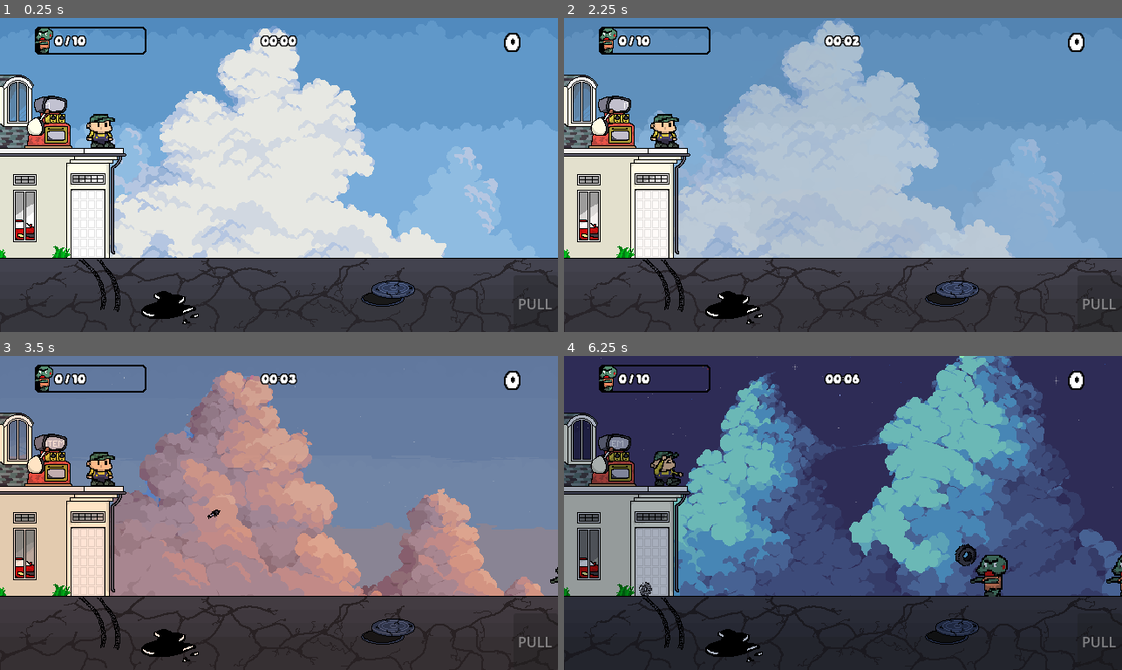
Above: before the commit, frames 1-4 (two rows, left to right).
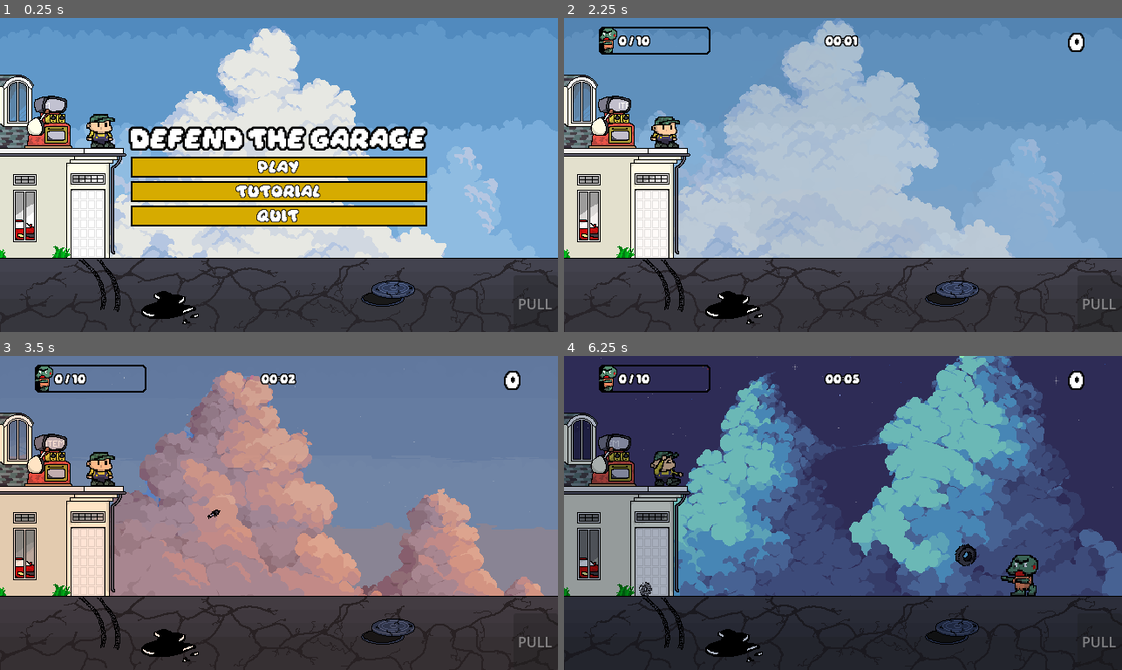
Above: after the commit, the same moments.

Repository: RayhanSP/gamedev-solo
Game: Godot game, scene res://scenes/main_menu.tscn
Same seed, same stepped clock (60 frames per second), same inputs: the game is played once before the commit and once after it. Before the commit the project starts from res://scenes/main.tscn.
Inputs (mouse positions are in pixels of both pictures, inside the frame that each line leads up to):
- Up to frame 1 (0.25 s): no input
- Up to frame 2 (2.25 s): click (843, 165) at 0.5 s, where only the run after the commit has a clickable "play"; click (580, 36) at 1.25 s; tap Enter (gacha_pull) at 2 s; hold Right (ui_right) from 2.03 s (still down); hold Enter (gacha_pull) from 2.03 s (still down)
- Up to frame 3 (3.5 s): keep holding Right (ui_right); release Enter (gacha_pull) at 2.78 s; tap Space (throw_item) at 2.85 s
- Up to frame 4 (6.25 s): release Right (ui_right) at 3.53 s; hold Left (ui_left) 3.53-4.28 s; hold Enter (gacha_pull) 3.53-4.28 s; hold Right (ui_right) 4.28-5.78 s; tap Space (throw_item) at 4.35, 5.85 s; hold Enter (gacha_pull) 5.03-5.78 s; hold Left (ui_left) from 5.78 s (still down)

The runs differ from the first frame. In frame 1, 15% of the frame differs, in the area x 6-94%, y 2-67%; in frame 2, 0.3%; in frame 3, less than 0.1%; in frame 4, 1.3%.

Commit message:
chore: set main_menu as main project scene

Diff:
--- a/project.godot
+++ b/project.godot
@@ -11,7 +11,7 @@
 [application]
 
 config/name="Solo Game Project"
-run/main_scene="uid://dmhnrvtxvbh2s"
+run/main_scene="uid://v21lyoywbjtg"
 config/features=PackedStringArray("4.6", "Forward Plus")
 config/icon="res://icon.svg"
 
